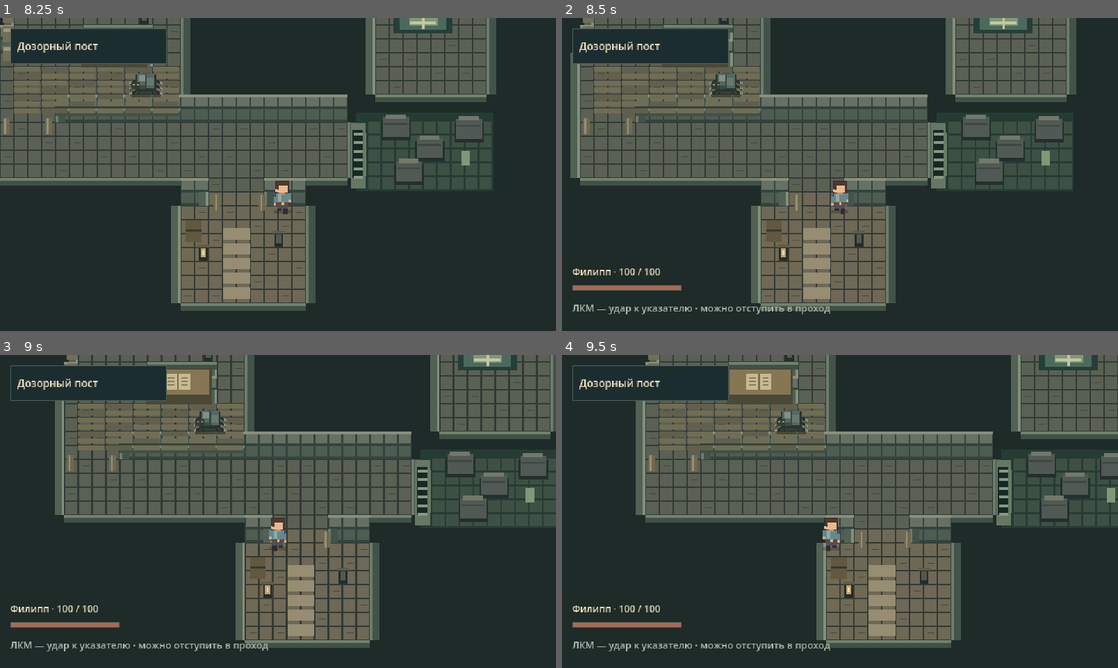
Above: before the commit, frames 1-4 (two rows, left to right).
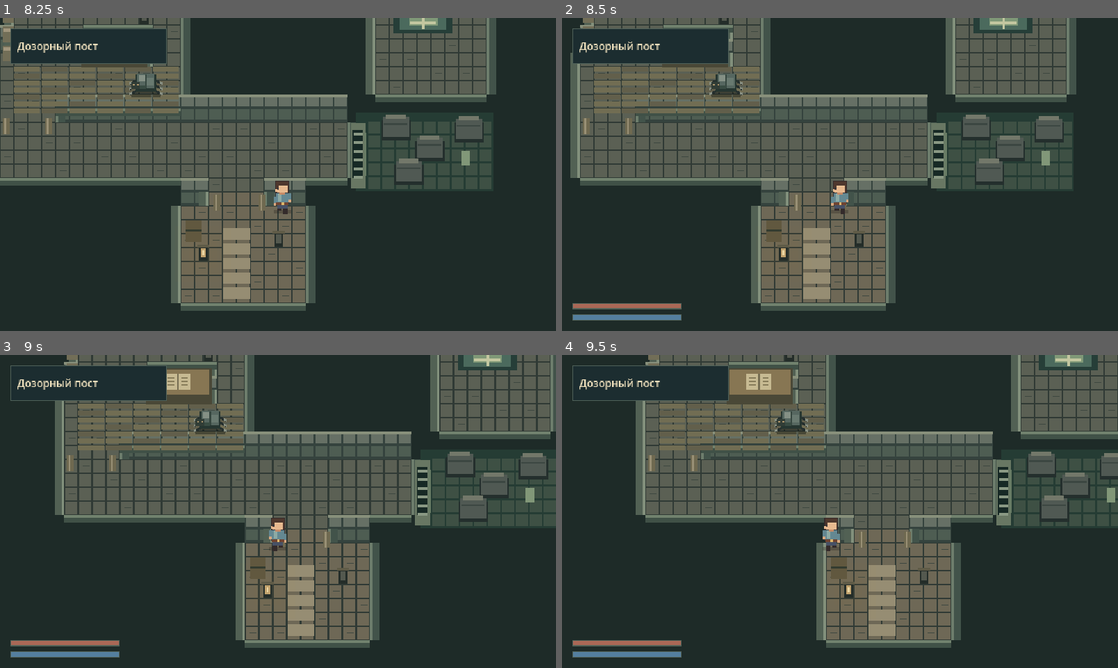
Above: after the commit, the same moments.

Repository: Zmeika-odinochka/EllaraRPG
Game: Godot game, scene res://scenes/outpost.tscn
Two runs of this game, one before a commit and one after it. Both use one fixed random seed, a clock stepped at 60 frames per second and the inputs below. This scene is started directly instead of the project's main scene.
Inputs (mouse positions are in pixels of both pictures, inside the frame that each line leads up to):
- Up to frame 1 (8.25 s): tap Enter at 0.5, 7.25 s; move the mouse to (400, 158) at 0.52 s; hold D (move_right) 0.53-1.28 s; hold E (interact) 0.53-1.28 s; click (400, 158) at 0.67 s; move the mouse to (166, 190) at 1.27 s; hold S (move_down) 1.28-2 s; tap J (journal) at 1.35 s; click "Сумка · I" at 2 s; click "Герой" at 2.75 s; click "Задания · J" at 3.5 s; click "Активные · 0" at 4.25 s; click "Завершённые · 0" at 5 s; click "Закрыть" at 5.75 s; tap Space (work_timing) at 6.5 s; move the mouse to (333, 105) at 6.52 s; hold D (move_right) 6.53-7.28 s; tap 1 (work_choice_1) at 6.6 s; move the mouse to (250, 237) at 7.27 s; hold W (move_up) 7.28-8.03 s; tap 2 (work_choice_2) at 7.35 s; click (250, 237) at 7.42 s; move the mouse to (444, 221) at 8.02 s; hold A (move_left) from 8.03 s (still down); tap 3 (work_choice_3) at 8.1 s
- Up to frame 2 (8.5 s): keep holding A (move_left)
- Up to frame 3 (9 s): keep holding A (move_left); move the mouse to (111, 464) at 8.77 s; tap Space (work_timing) at 8.85 s
- Up to frame 4 (9.5 s): keep holding A (move_left)

Frame 1 is identical in both runs. In frame 2, 1.6% of the frame differs, in the area x 1-49%, y 80-97%; in frame 3, 1.6%; in frame 4, 1.6%.

Commit message:
Simplify combat HUD and place mana below health

Diff:
--- a/scripts/post_combat.gd
+++ b/scripts/post_combat.gd
@@ -40,10 +40,9 @@
 var strikes_started := 0
 var animation_time := 0.0
 var hud: CanvasLayer
-var health_label: Label
-var hint: Label
 var health_bar: Panel
 var health_fill: ColorRect
+var mana_bar: Panel
 var defeat_panel: PanelContainer
 var defeat_overlay: Control
 var retry_button: Button
@@ -105,12 +104,8 @@
 	controls.set_anchors_and_offsets_preset(Control.PRESET_FULL_RECT)
 	controls.mouse_filter = Control.MOUSE_FILTER_IGNORE
 	hud.add_child(controls)
-	health_label = UI.label("", 11)
-	health_label.position = Vector2(12, 284)
-	health_label.size = Vector2(180, 18)
-	controls.add_child(health_label)
 	health_bar = Panel.new()
-	health_bar.position = Vector2(12, 307)
+	health_bar.position = Vector2(12, 328)
 	health_bar.size = Vector2(126, 7)
 	health_bar.mouse_filter = Control.MOUSE_FILTER_IGNORE
 	health_bar.add_theme_stylebox_override("panel", UI.panel_style("152427", "536359", 0))
@@ -121,10 +116,11 @@
 	health_fill.color = Color("aa6856")
 	health_fill.mouse_filter = Control.MOUSE_FILTER_IGNORE
 	health_bar.add_child(health_fill)
-	hint = UI.label("", 11, UI.MUTED)
-	hint.position = Vector2(12, 326)
-	hint.size = Vector2(415, 22)
-	controls.add_child(hint)
+	# Requested HUD placeholder; spell costs and mana mechanics are a later stage.
+	mana_bar = health_bar.duplicate() as Panel
+	mana_bar.position = Vector2(12, 341)
+	mana_bar.get_child(0).color = Color("547f9f")
+	controls.add_child(mana_bar)
 	var layer := CanvasLayer.new()
 	layer.layer = 25
 	add_child(layer)
@@ -213,9 +209,7 @@
 	player.appearance.modulate = Color("ffb49e") if player_flash > 0 else Color.WHITE
 	var near: bool = player.position.distance_to(HOME) < 205 and phase != "cleared"
 	hud.visible = not is_blocked and not defeated and (near or engaged)
-	health_label.text = "Филипп · %d / %d" % [health, MAX_HEALTH]
 	health_fill.size.x = roundf(124.0*health/MAX_HEALTH)
-	hint.text = "Ползун отступает · здоровье восстанавливается" if phase == "returning" else "ЛКМ — удар к указателю · можно отступить в проход"
 	enemy_art.queue_redraw()
 	effects.queue_redraw()
 	ground_effects.queue_redraw()
Binary file changed: docs/screenshots/combat-swing.png
Binary file changed: docs/screenshots/combat-telegraph.png
Not shown, changed: DEVELOPMENT_LOG.md
Not shown, changed: PROJECT_STATE.md
Not shown, changed: docs/COMBAT_P2.md
